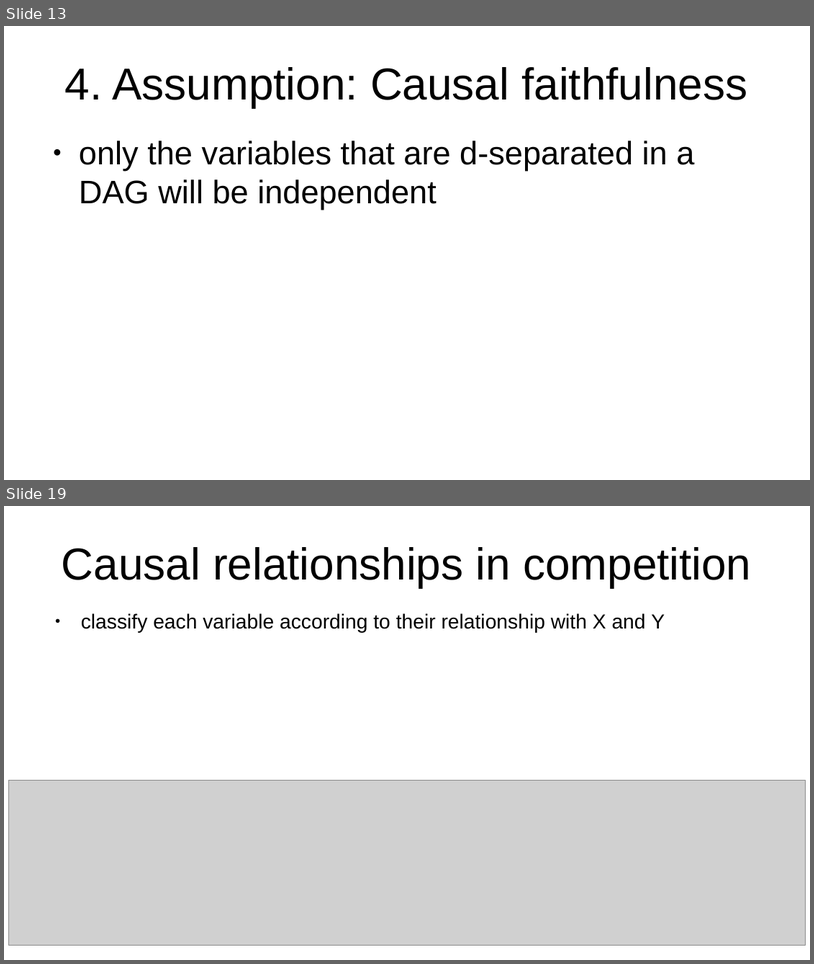
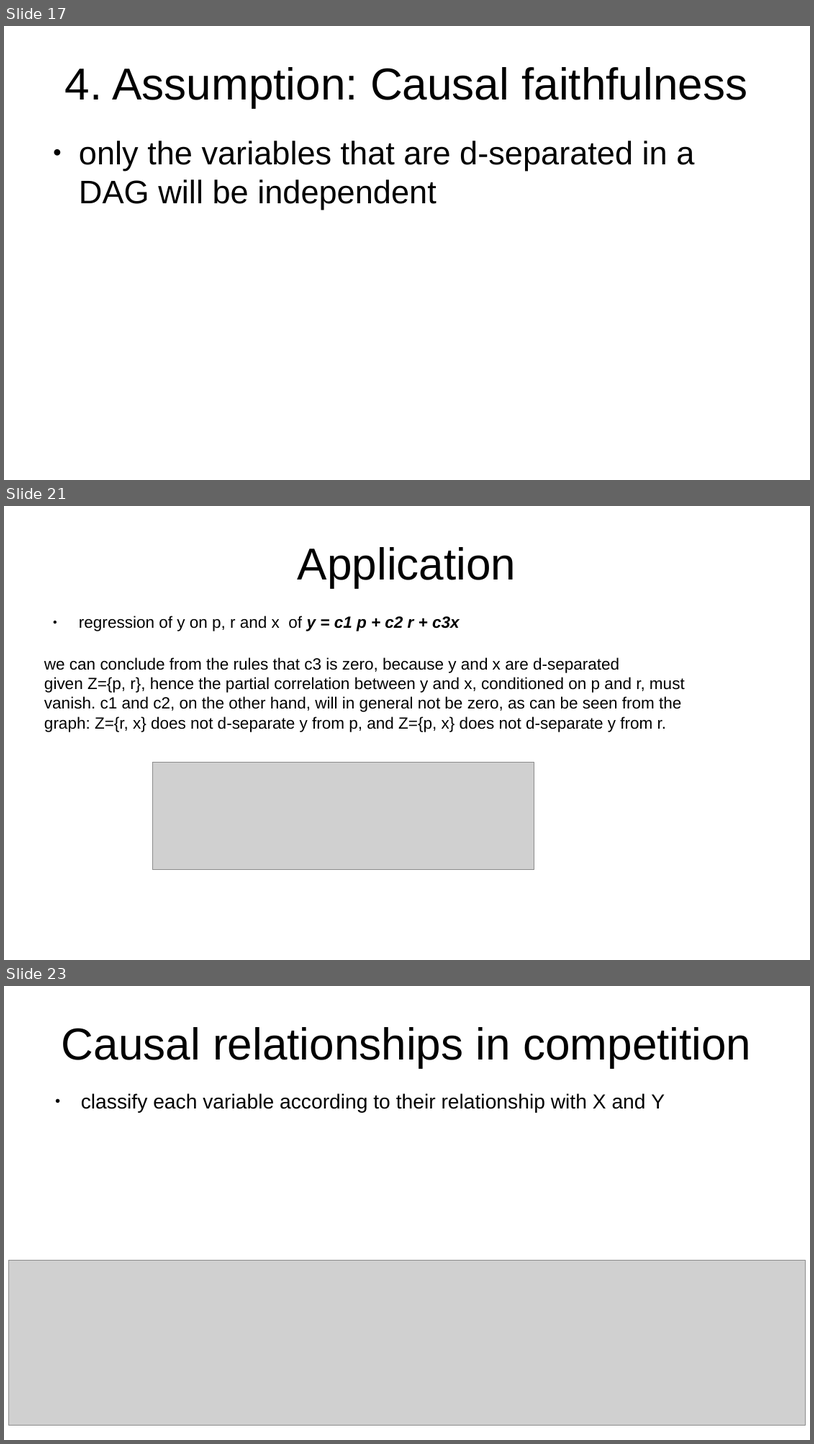
Before and after one commit to emoen/CausalityDiscoveryCrunchDAO, a slide deck: presentation/HIBRAIN_March_25.odp. Shown one above the other, each under a label of ours: slides 13 and 19 before the commit, slides 17, 21 and 23 after it; the slides between them are not shown. The pictures are 814x964 and 814x1444 pixels, drawn with LibreOffice and Linux fonts; fonts in the diff are those of the drawing; grey boxes stand for pictures. Boxes give left, top, right and bottom in pixels: in the first picture for what was removed or moved away, otherwise in the second. Text is boxed around its words. In the diff, an @@ line names an element or a change of style, - is before the commit and + after.

```diff
--- a/presentation/HIBRAIN_March_25.odp
+++ b/presentation/HIBRAIN_March_25.odp
@@ slide 21 added at <box>4,506,810,960</box>, background #FFFFFF @@
@@ title added at <box>298,547,516,587</box>, 44 pt, text #000000 @@
+Application
@@ text added at <box>44,615,685,732</box>, 16 pt, text #000000 @@
+● regression of y on p, r and x of y = c1 p + c2 r + c3x
+we can conclude from the rules that c3 is zero, because y and x are d-separated given Z={p, r}, hence the partial correlation between y and x, conditioned on p and r, must vanish. c1 and c2, on the other hand, will in general not be zero, as can be seen from the graph: Z={r, x} does not d-separate y from p, and Z={p, x} does not d-separate y from r.
@@ picture added at <box>152,762,535,870</box> @@
@@ what was slide 13 is now slide 17 @@
@@ what was slide 19 is now slide 23 @@
```
Also in this commit, not shown: 6 slides changed, 6 other slides added, 3 slides removed.
